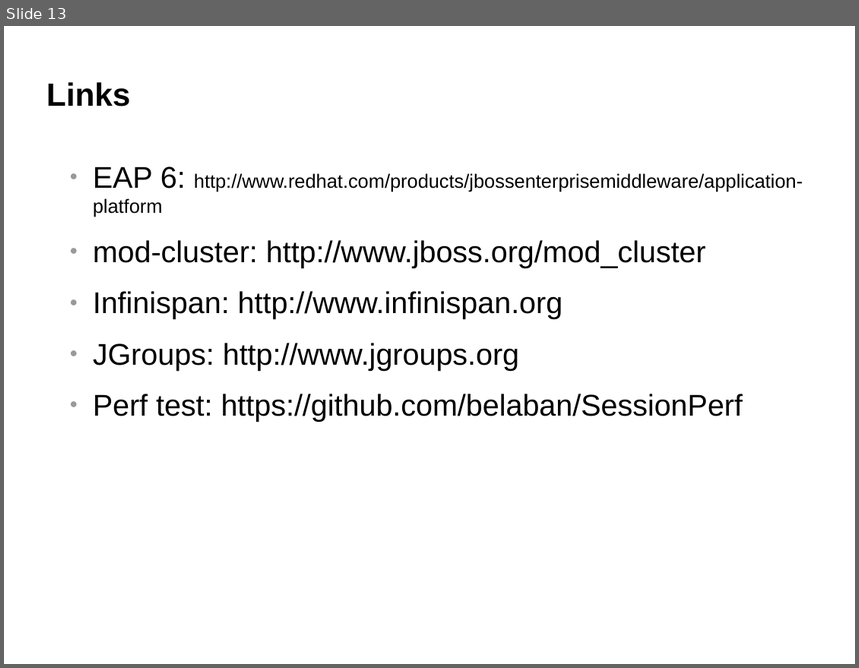
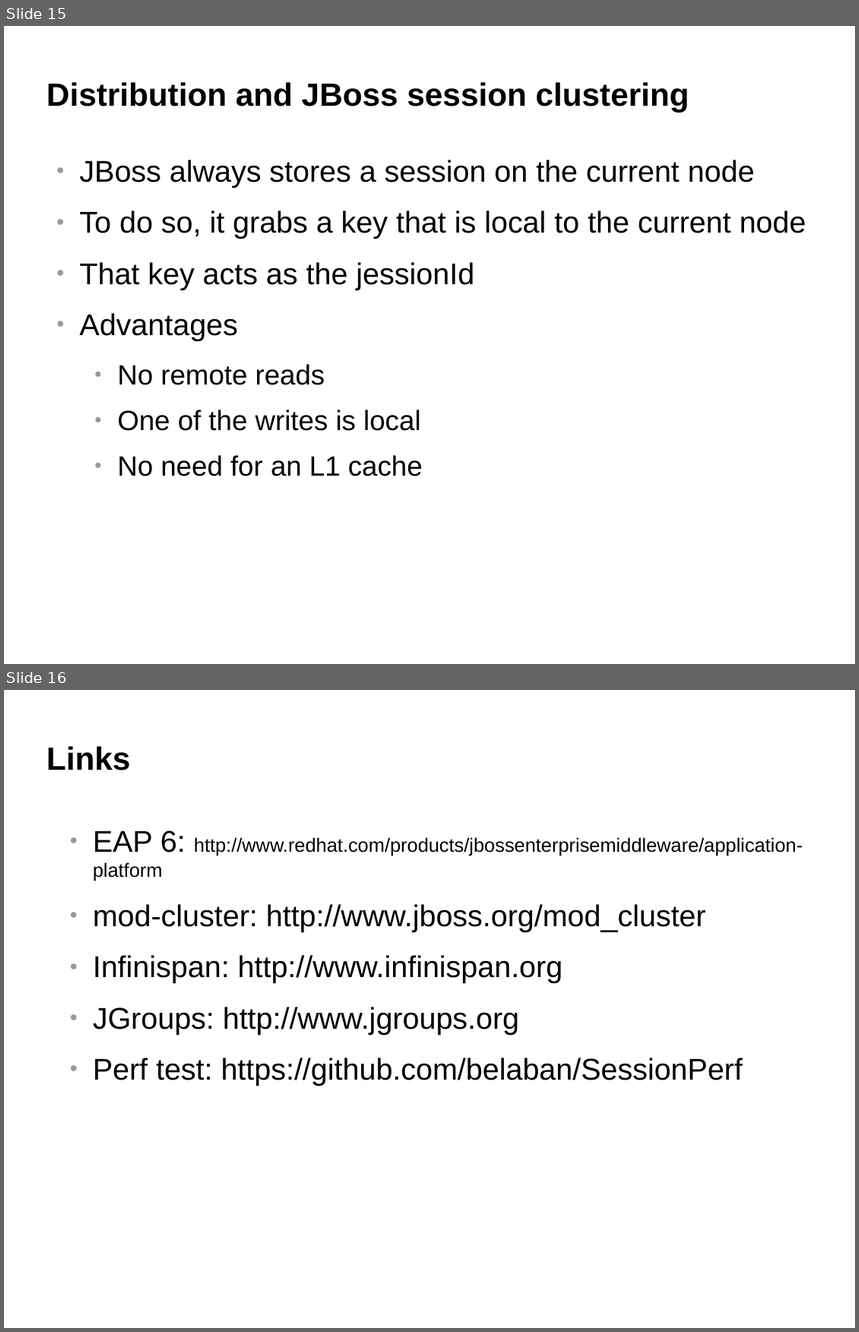
Before and after one commit to belaban/SessionPerf, a slide deck: docs/jbw2012.odp. Shown one above the other, each under a label of ours: slide 13 before the commit, slides 15 and 16 after it. The pictures are 859x668 and 859x1332 pixels, drawn with LibreOffice and Linux fonts; fonts in the diff are those of the drawing; background and template pictures are left out. Boxes give left, top, right and bottom in pixels: in the first picture for what was removed or moved away, otherwise in the second. Text is boxed around its words. In the diff, an @@ line names an element or a change of style, - is before the commit and + after.

```diff
--- a/docs/jbw2012.odp
+++ b/docs/jbw2012.odp
@@ slide 15 added at <box>4,26,855,664</box>, background #FFFFFF @@
@@ title added at <box>47,82,690,113</box>, 30 pt, text #000000, bold @@
+Distribution and JBoss session clustering
@@ text added at <box>79,160,807,477</box>, 28 pt, text #000000 @@
+● JBoss always stores a session on the current node
+● To do so, it grabs a key that is local to the current node
+● That key acts as the jessionId
+● Advantages
+  ● No remote reads
+  ● One of the writes is local
+  ● No need for an L1 cache
@@ what was slide 13 is now slide 16 @@
```
Also in this commit, not shown: 2 slides changed, 2 other slides added.
